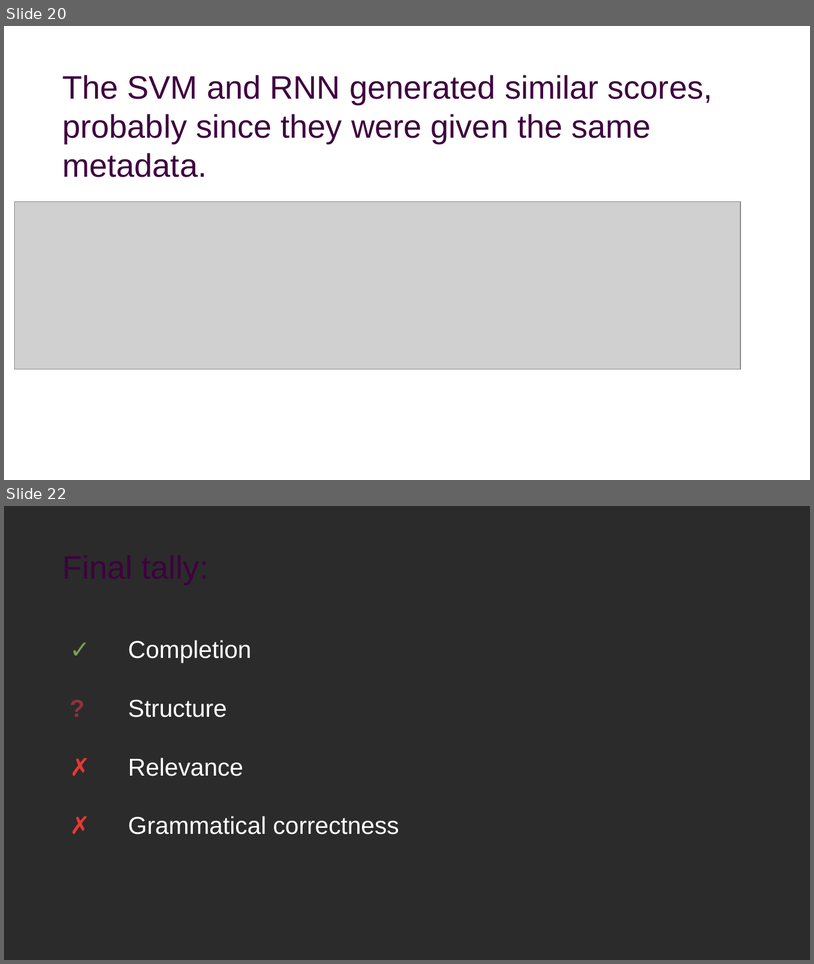
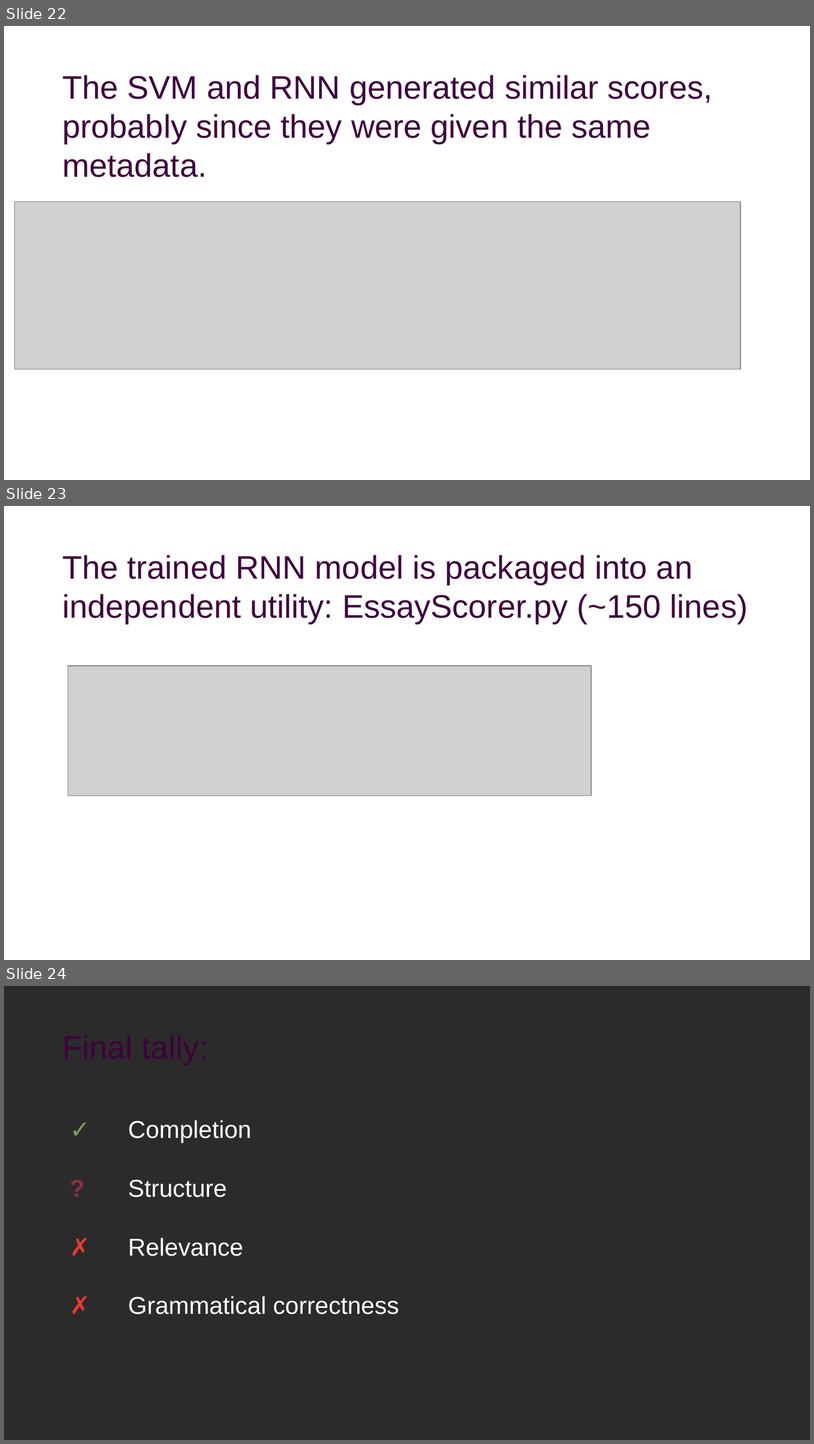
Before and after one commit to alexklapheke/essay, a slide deck: presentation/presentation.odp. Shown one above the other, each under a label of ours: slides 20 and 22 before the commit, slides 22, 23 and 24 after it; the slides between them are not shown. The pictures are 814x964 and 814x1444 pixels, drawn with LibreOffice and Linux fonts; fonts in the diff are those of the drawing; grey boxes stand for pictures; background and template pictures are left out; a plain dark background stands for a picture behind light text. Boxes give left, top, right and bottom in pixels: in the first picture for what was removed or moved away, otherwise in the second. Text is boxed around its words. In the diff, an @@ line names an element or a change of style, - is before the commit and + after.

```diff
--- a/presentation/presentation.odp
+++ b/presentation/presentation.odp
@@ slide 23 added at (x1=4, y1=506, x2=810, y2=960), background picture (left out) @@
@@ text added at (x1=62, y1=555, x2=748, y2=623), 32 pt, text #3E003E @@
+The trained RNN model is packaged into an independent utility: EssayScorer.py (~150 lines)
@@ picture added at (x1=68, y1=666, x2=591, y2=796) @@
@@ what was slide 20 is now slide 22 @@
@@ what was slide 22 is now slide 24 @@
```
Also in this commit, not shown: 5 slides changed, 4 other slides added, 2 slides removed, 24 other files.
